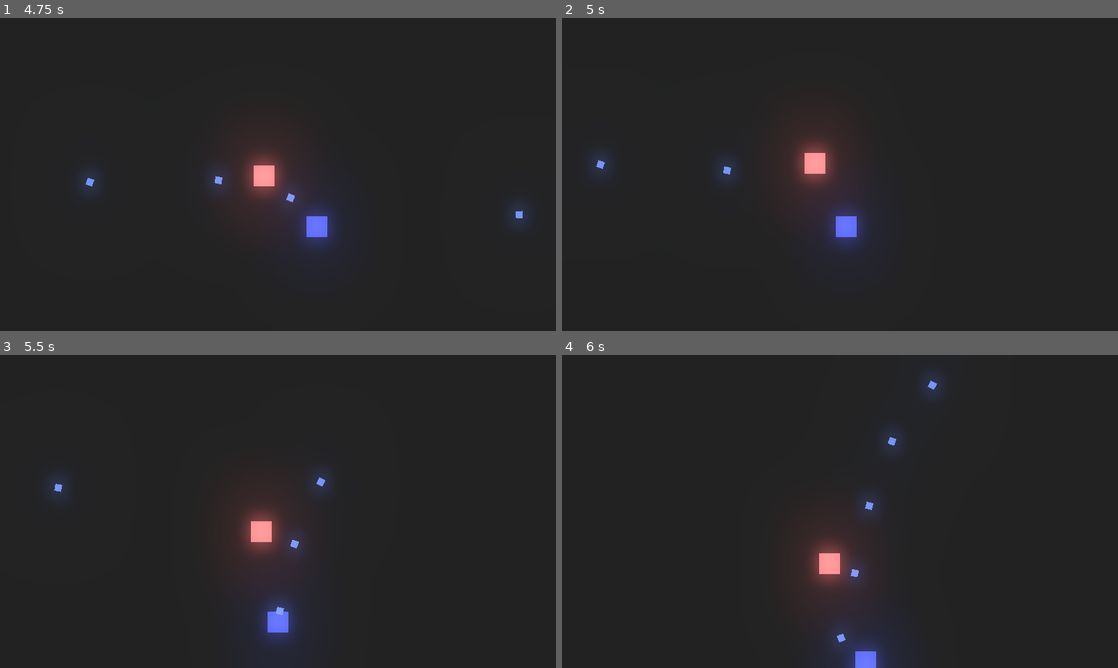
Above: before the commit, frames 1-4 (two rows, left to right).
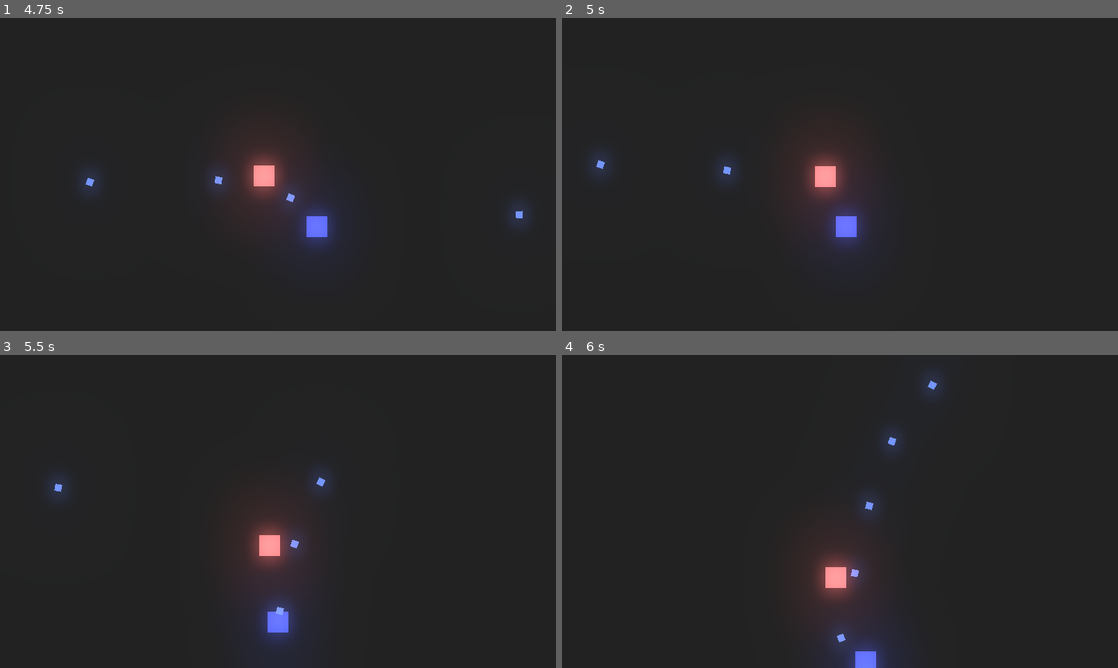
Above: after the commit, the same moments.

Repository: Vith-MCB/Godot-Projects
Game: Godot game, scene res://src/world/Arena.tscn
The game is run twice, just before and just after one commit, with the same random seed, the same clock (stepped at 60 frames per second) and the same inputs. The project has no main scene, so this scene is started directly.
Inputs (mouse positions are in pixels of both pictures, inside the frame that each line leads up to):
- Up to frame 1 (4.75 s): move the mouse to (400, 158) at 0.52 s; press the mouse at (400, 158) at 0.53 s; hold D (right) 0.53-1.28 s; move the mouse to (166, 190) at 1.27 s; release the mouse at (166, 190) at 1.28 s; hold S (down) 1.28-2.03 s; click (166, 190) at 1.35 s; move the mouse to (333, 105) at 2.02 s; press the mouse at (333, 105) at 2.03 s; hold D (right) 2.03-2.78 s; move the mouse to (250, 237) at 2.77 s; release the mouse at (250, 237) at 2.78 s; hold W (up) 2.78-3.53 s; click (250, 237) at 2.85 s; move the mouse to (444, 221) at 3.52 s; press the mouse at (444, 221) at 3.53 s; hold A (left) from 3.53 s (still down); move the mouse to (111, 127) at 4.27 s; release the mouse at (111, 127) at 4.28 s; click (111, 127) at 4.35 s
- Up to frame 2 (5 s): keep holding A (left)
- Up to frame 3 (5.5 s): move the mouse to (305, 511) at 5.02 s; release A (left) at 5.03 s; press the mouse at (305, 511) at 5.03 s; hold S (down) from 5.03 s (still down)
- Up to frame 4 (6 s): move the mouse to (756, 433) at 5.77 s; release S (down) at 5.78 s; release the mouse at (756, 433) at 5.78 s; hold D (right) from 5.78 s (still down); click (756, 433) at 5.85 s

Frame 1 is identical in both runs. In frame 2, 1.0% of the frame differs, in the area x 42-51%, y 39-58%; in frame 3, 0.9%; in frame 4, 0.9%.

Commit message:
Enemy HP system

Diff:
--- a/Wave Shooter/src/actors/enemy.gd
+++ b/Wave Shooter/src/actors/enemy.gd
@@ -5,11 +5,18 @@
 
 var gotHit = false
 var recoil = 5
+var enemyHP = 3
 
 func _process(delta):
 	if Global.player != null and gotHit == false:
 		moviment = global_position.direction_to(Global.player.global_position)
+	elif gotHit:
+		moviment = lerp(moviment, Vector2.ZERO, 0.3)
+
 	global_position += moviment * delta * speed
+
+	if enemyHP <= 0:
+		queue_free()
 
 
 func _on_hitbox_area_entered(area):
@@ -18,6 +25,7 @@
 		area.get_parent().queue_free()
 		gotHit = true
 		moviment = -moviment * recoil
+		enemyHP -= 1
 		$colorRestore.start()
 
 
